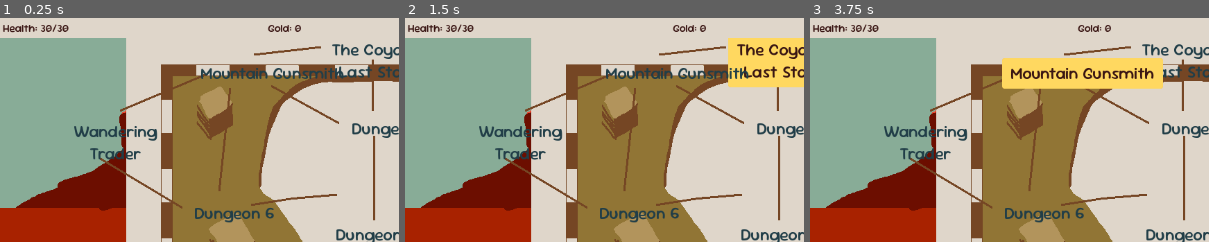
Above: before the commit, frames 1-3 (left to right).
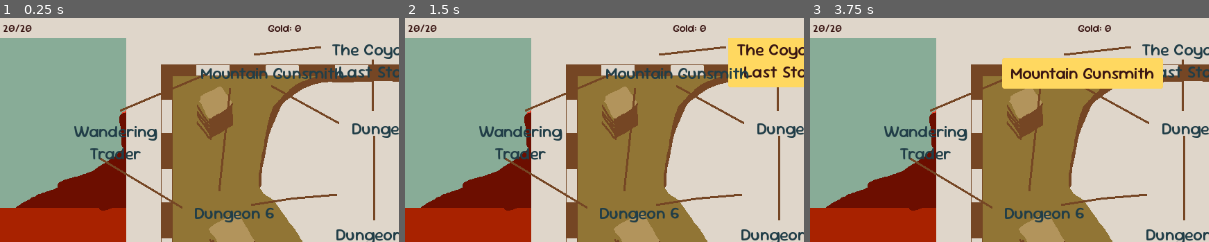
Above: after the commit, the same moments.

Repository: maryilewis/dice-game
Game: Godot game, scene res://main/main.tscn
Two runs of this game, one before a commit and one after it. Both use one fixed random seed, a clock stepped at 60 frames per second and the inputs below.
Inputs (mouse positions are % of the whole screen's width and height, from its top left):
- Up to frame 1 (0.25 s): no input
- Up to frame 2 (1.5 s): click (47, 81) at 0.5 s; click "The Coyote's Last Stand" at 1.25 s
- Up to frame 3 (3.75 s): click "Mountain Monestary" at 2 s; click "Specific Store" at 2.75 s; click "Mountain Gunsmith" at 3.5 s
The pictures show only the part of the screen within x 0-50%, y 0-50%; the shares and areas given below are measured in that part.

The runs differ from the first frame. In frame 1, 0.4% of the frame differs, in the area x 0-18%, y 2-7%; in frame 2, 0.4%; in frame 3, 0.4%.

Commit message:
fix up some stuff for an everyone attack

Diff:
--- a/abilities/ability.gd
+++ b/abilities/ability.gd
@@ -46,7 +46,9 @@
 	elif target_type == TargetType.ALL_ENEMIES:
 		targets = enemies
 	elif target_type == TargetType.EVERYONE:
-		targets = enemies.duplicate()
+		targets = []
+		for e in enemies:
+			targets.append(e)
 		targets.append(player)
 	_execute_on_targets(targets, dice_values)
 	targets = []
--- a/characters/character.gd
+++ b/characters/character.gd
@@ -27,19 +27,21 @@
 		block = max(block, 0)
 	if amt <= 0:
 		return
-	hp -= amt
+	change_hp_by_amt(-amt)
+
+
+# Generic change HP by this amount function
+func change_hp_by_amt(amt):
+	hp += amt
+	if hp > hp_max:
+		hp = hp_max
 	if hp <= 0:
 		print("u died bro")
 	hp_changed.emit(hp)
 
 
-# Generic change HP by this amount function
-func change_hp(amt):
-	hp += amt
-	if hp > hp_max:
-		hp = hp_max
-	if hp <= 0:
-		print("u died bro")
+func set_hp(amt):
+	hp = amt
 	hp_changed.emit(hp)
 
 
--- a/characters/player/player.gd
+++ b/characters/player/player.gd
@@ -14,9 +14,7 @@
 
 
 func _ready():
-	change_hp(30)
-	change_hp_max(30)
-
+	pass
 
 # TODO - outside player?
 func day_tick():
@@ -26,9 +24,14 @@
 		print("uh oh she's a-coming")
 
 
-func change_hp_max(amt):
+func change_hp_max_by_amt(amt):
 	hp_max += amt
 	hp += amt
+	max_hp_changed.emit(hp_max)
+
+
+func set_hp_max(amt):
+	hp_max = amt
 	max_hp_changed.emit(hp_max)
 
 
@@ -45,6 +48,7 @@
 
 func add_ability(ability: Ability):
 	abilities.append(ability)
+	ability.player = self
 
 
 func remove_ability(ability: Ability):
--- a/locations/dungeon_visual.gd
+++ b/locations/dungeon_visual.gd
@@ -38,6 +38,7 @@
 func _list_abilities():
 	for ability in player.abilities:
 		ability.turn_reset()
+		ability.enemies = dungeon.enemies
 		var ability_button = ABILITY_LIST_ITEM.instantiate()
 		ability_button.ability = ability
 		ability_button.pressed.connect(_select_ability.bind(ability))
@@ -66,6 +67,7 @@
 	else:
 		selecting_targets = true
 		visible_ability_summary.hide()
+		%AbilityButtons.hide()
 
 
 func _select_enemy(vis: EnemyVisual):
@@ -77,6 +79,7 @@
 
 
 func _complete_ability():
+	%AbilityButtons.show()
 	if visible_ability_summary == null:
 		return
 	visible_ability_summary.ability.execute(visible_ability_summary.get_die_values())
@@ -90,7 +93,7 @@
 
 # Cancel - close abilty without executing
 func _close_ability_summary():
-	print(_close_ability_summary)
+	%AbilityButtons.show()
 	selecting_targets = false
 	if visible_ability_summary != null:
 		for value in visible_ability_summary.get_die_values():
--- a/locations/dungeon_visual.tscn
+++ b/locations/dungeon_visual.tscn
@@ -3,8 +3,8 @@
 [ext_resource type="Script" uid="uid://b5ald3x4a2rrj" path="res://locations/dungeon_visual.gd" id="1_m27jx"]
 [ext_resource type="Texture2D" uid="uid://dea6ame11lyg" path="res://images/dice formations background.png" id="2_8vgkd"]
 [ext_resource type="Texture2D" uid="uid://dosmvqgay6ja6" path="res://images/Lark Meadows.png" id="2_vwmrs"]
-[ext_resource type="Texture2D" uid="uid://cpayjcdgpyogg" path="res://images/snakey.png" id="4_shdhk"]
 [ext_resource type="PackedScene" uid="uid://br8030cxjs20k" path="res://characters/enemies/enemy_visual.tscn" id="5_xlr57"]
+[ext_resource type="FontFile" uid="uid://dgre43iy6m0r8" path="res://fonts/talkco/Talkco.ttf" id="6_sh5ex"]
 
 [sub_resource type="StyleBoxFlat" id="StyleBoxFlat_shdhk"]
 bg_color = Color(0.16470589, 0.4, 0.44313726, 1)
@@ -39,6 +39,7 @@
 
 [node name="ChooseTargetLabel" type="Label" parent="."]
 unique_name_in_owner = true
+visible = false
 layout_mode = 1
 anchors_preset = 1
 anchor_left = 1.0
@@ -115,17 +116,20 @@
 size_flags_horizontal = 8
 text = "End turn"
 
-[node name="Snakey" type="Sprite2D" parent="."]
-visible = false
-position = Vector2(861, 368)
-texture = ExtResource("4_shdhk")
-
 [node name="Characters" type="Node2D" parent="."]
 
 [node name="LarkMeadows" type="Sprite2D" parent="Characters"]
 position = Vector2(276.00003, 376.00003)
 scale = Vector2(0.590301, 0.58418894)
 texture = ExtResource("2_vwmrs")
+
+[node name="PlayerStatusLabel" type="Label" parent="Characters/LarkMeadows"]
+unique_name_in_owner = true
+offset_left = -32.187023
+offset_top = -231.08969
+offset_right = 7.812977
+offset_bottom = -210.08969
+text = "OW"
 
 [node name="EnemySpots" type="Node2D" parent="Characters"]
 unique_name_in_owner = true
@@ -141,4 +145,26 @@
 [node name="Spot3" type="Node2D" parent="Characters/EnemySpots"]
 position = Vector2(-299, 150)
 
+[node name="FullScreenText" type="CenterContainer" parent="."]
+layout_mode = 1
+anchors_preset = 5
+anchor_left = 0.5
+anchor_right = 0.5
+offset_left = -333.0
+offset_right = 333.0
+offset_bottom = 219.0
+grow_horizontal = 2
+
+[node name="Label" type="Label" parent="FullScreenText"]
+layout_mode = 2
+theme_override_colors/font_color = Color(0.16470589, 0.4, 0.44313726, 1)
+theme_override_colors/font_shadow_color = Color(0.22352941, 0.08235294, 0.07450981, 1)
+theme_override_colors/font_outline_color = Color(1, 0.5882353, 0.078431375, 1)
+theme_override_constants/shadow_offset_x = 10
+theme_override_constants/shadow_offset_y = 10
+theme_override_constants/outline_size = 20
+theme_override_fonts/font = ExtResource("6_sh5ex")
+theme_override_font_sizes/font_size = 200
+text = "Rolling"
+
 [connection signal="pressed" from="VBoxContainer/BottomOfScreen/EndTurnButton" to="." method="_on_end_turn_button_pressed"]
--- a/main/main.gd
+++ b/main/main.gd
@@ -9,11 +9,15 @@
 
 func _ready():
 	player = Player.new()
-	player.abilities = [BasicDamageAbility.new(), DaggerAbility.new(), MatchDamageAbility.new()]
+	var abilities = [BasicDamageAbility.new(), DaggerAbility.new(), MatchDamageAbility.new(), DynamiteAbility.new()]
+	for a in abilities:
+		player.add_ability(a)
 	# link player and status bar
 	player.gold_changed.connect(status_bar.set_gold)
 	player.hp_changed.connect(status_bar.set_hp)
 	player.max_hp_changed.connect(status_bar.set_max_hp)
+	player.set_hp_max(20)
+	player.set_hp(20)
 
 
 func _on_instructions_modal_ok_pressed():
--- a/main/main.tscn
+++ b/main/main.tscn
@@ -66,7 +66,7 @@
 body_text = "You're Lark Meadows, gun for hire.
 You've been retained to take out the nefarious Saville Gang, who are holed up in the mountains of Dice Canyon.
 Word has it, if you don't come to them by the 8th day, they'll get the jump on you.
-You have seven days to gather your resources and prepare. There are criminals a-plenty in dice canyon."
+You have seven days to gather your resources and prepare. There are criminals a-plenty in Dice Canyon."
 
 [node name="TextureRect" parent="InstructionsModal/MarginContainer2/PanelContainer/MarginContainer/VBoxContainer/HBoxContainer2" index="0"]
 texture = ExtResource("5_3wy1v")
@@ -75,7 +75,7 @@
 text = "You're Lark Meadows, gun for hire.
 You've been retained to take out the nefarious Saville Gang, who are holed up in the mountains of Dice Canyon.
 Word has it, if you don't come to them by the 8th day, they'll get the jump on you.
-You have seven days to gather your resources and prepare. There are criminals a-plenty in dice canyon."
+You have seven days to gather your resources and prepare. There are criminals a-plenty in Dice Canyon."
 
 [connection signal="selection_made" from="Map" to="." method="_on_map_selection_made"]
 [connection signal="ok_pressed" from="InstructionsModal" to="." method="_on_instructions_modal_ok_pressed"]
--- a/map/map.gd
+++ b/map/map.gd
@@ -3,5 +3,15 @@
 signal selection_made(selection)
 
 
+func reset_current():
+	for button in $Buttons.get_children():
+		if button.has_property("current"):
+			button.current  = false
+
+
 func _on_dungeon_1_pressed():
 	selection_made.emit("dungeon1")
+
+
+func _on_saloon_pressed():
+	pass # Replace with function body.
--- a/map/map.tscn
+++ b/map/map.tscn
@@ -190,6 +190,7 @@
 offset_top = 391.0
 offset_right = 584.0
 offset_bottom = 461.0
+current = false
 
 [node name="Saloon" parent="Buttons" instance=ExtResource("3_4hjbm")]
 offset_left = 508.0
@@ -198,6 +199,7 @@
 offset_bottom = 558.0
 display_text = "Saloon"
 texture = ExtResource("4_lgq1i")
+current = false
 
 [node name="Dungeon 2" type="Button" parent="Buttons"]
 offset_left = 472.0
@@ -253,3 +255,4 @@
 teleportation scroll"
 
 [connection signal="pressed" from="Buttons/Dungeon 1" to="." method="_on_dungeon_1_pressed"]
+[connection signal="pressed" from="Buttons/Saloon" to="." method="_on_saloon_pressed"]
--- a/map/map_item.gd
+++ b/map/map_item.gd
@@ -12,3 +12,9 @@
 	set(value):
 		texture = value
 		%TextureRect.texture = texture
+
+
+@export var current: bool:
+	set(value):
+		current = value
+		%CurrentIndicator.visible = value
--- a/map/map_item.tscn
+++ b/map/map_item.tscn
@@ -1,9 +1,15 @@
-[gd_scene load_steps=4 format=3 uid="uid://bkl6yadx11egm"]
+[gd_scene load_steps=5 format=3 uid="uid://bkl6yadx11egm"]
 
 [ext_resource type="Texture2D" uid="uid://c8i0gq67np6it" path="res://icons/crossed-pistols.svg" id="1_7721l"]
 [ext_resource type="Script" uid="uid://ptgi4ajvhrth" path="res://map/map_item.gd" id="2_i40u8"]
 
 [sub_resource type="StyleBoxEmpty" id="StyleBoxEmpty_7721l"]
+
+[sub_resource type="StyleBoxFlat" id="StyleBoxFlat_i40u8"]
+bg_color = Color(0.85882354, 0.8235294, 0.7764706, 0)
+border_color = Color(0.45882353, 0.27450982, 0.14117648, 1)
+shadow_color = Color(1, 0.5882353, 0.078431375, 0.30980393)
+shadow_size = 10
 
 [node name="MapItem" type="Button"]
 custom_minimum_size = Vector2(75, 70)
@@ -26,6 +32,19 @@
 icon_alignment = 1
 vertical_icon_alignment = 0
 script = ExtResource("2_i40u8")
+current = null
+
+[node name="CurrentIndicator" type="PanelContainer" parent="."]
+unique_name_in_owner = true
+visible = false
+layout_mode = 1
+anchors_preset = 15
+anchor_right = 1.0
+anchor_bottom = 1.0
+grow_horizontal = 2
+grow_vertical = 2
+mouse_filter = 2
+theme_override_styles/panel = SubResource("StyleBoxFlat_i40u8")
 
 [node name="VBoxContainer" type="VBoxContainer" parent="."]
 layout_mode = 1
--- a/project.godot
+++ b/project.godot
@@ -13,6 +13,7 @@
 config/name="dice game"
 run/main_scene="uid://do37q1j0i5oru"
 config/features=PackedStringArray("4.5", "GL Compatibility")
+boot_splash/image="uid://b6yw6rfeh7vhc"
 config/icon="res://icon.svg"
 
 [gui]
Binary file added: images/capsule.png
Not shown, added: images/capsule.png.import
